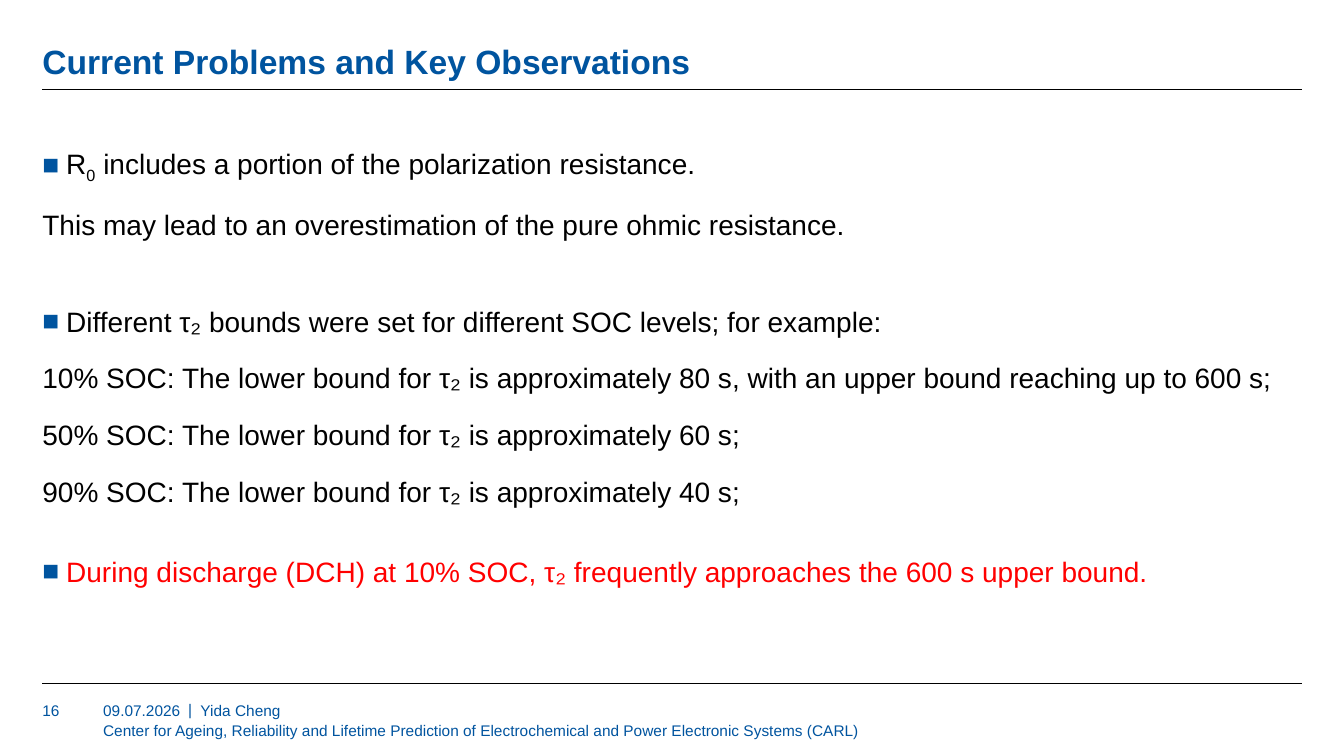
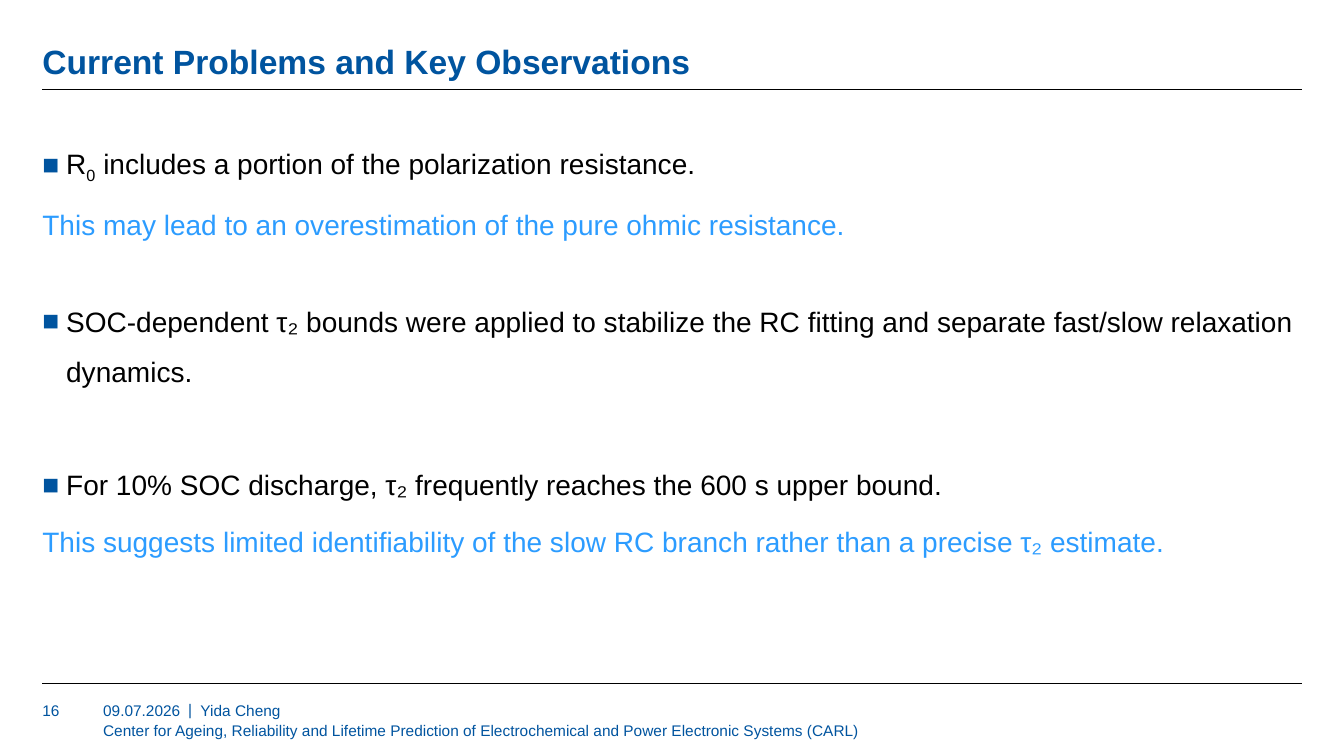
Before and after one commit to YIDA70/Yida-Masterarbeit, a slide deck: slide 16 of Mid-term presentation.pptx. Drawn at 1344x756 pixels with LibreOffice and Linux fonts; fonts in the diff are those of the drawing; background and template pictures are left out. Boxes give left, top, right and bottom in pixels: in the first picture for what was removed or moved away, otherwise in the second. Text is boxed around its words. In the diff, an @@ line names an element or a change of style, - is before the commit and + after.

```diff
--- a/Mid-term presentation.pptx
+++ b/Mid-term presentation.pptx
@@ text at <box>42,214,845,240</box>: text colour #000000 to #2C9CFF in "This may lead to an overestimation of ..." @@
@@ text at <box>42,311,1293,557</box>: text changed @@
-■ Different τ₂ bounds were set for different SOC levels; for example:
-10% SOC: The lower bound for τ₂ is approximately 80 s, with an upper bound reaching up to 600 s;
-50% SOC: The lower bound for τ₂ is approximately 60 s;
-90% SOC: The lower bound for τ₂ is approximately 40 s;
-■ During discharge (DCH) at 10% SOC, τ₂ frequently approaches the 600 s upper bound.
+■ SOC-dependent τ₂ bounds were applied to stabilize the RC fitting and separate fast/slow relaxation dynamics.
+■ For 10% SOC discharge, τ₂ frequently reaches the 600 s upper bound.
+This suggests limited identifiability of the slow RC branch rather than a precise τ₂ estimate.
```
Also in this commit, not shown: 5 other slides changed, 1 slide added.
